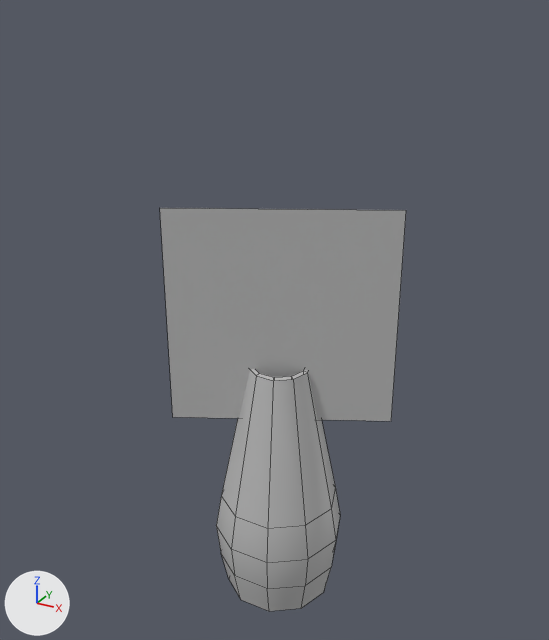
The FBX model Assets/FBX/Mesh_PotFleurs.fbx, before and after one commit.
Camera for both pictures: a 50 mm lens placed at (-0.03451, 0.00289, -0.02787), pointed at (-0.03734, 0.00802, -0.03043). The lights are fixed; the arrows at lower left show +X, +Y and +Z. Mesh edges are drawn as thin lines. Where no turn or scale is listed for an object, it has been applied to the vertices.

The first picture shows 'PotFleurs'.
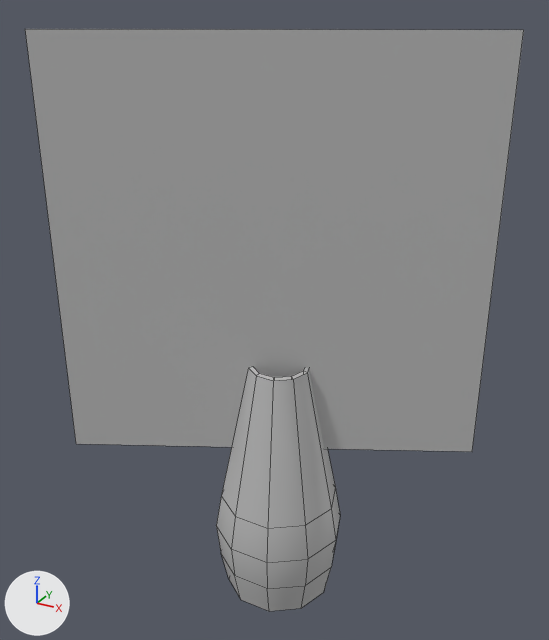
Changed parts and their boxes [x1, y1, x2, y2] in the pictures (549 x 640 px; the box of a moved part takes in the faces that stretch with it):
'PotFleurs', reshaped (102% wider, 44% taller): before [160, 208, 406, 611]; after [25, 29, 524, 611]
part 1 of me_mesh, moved or reshaped: before [160, 208, 406, 421]; after [25, 29, 524, 452]

What the commit changed:
me_mesh has 75 vertices, 71 faces and spans x -0.00085..0.00085, y -0.00056..0.00056, z -0.00184..0.00184.
me_mesh is used by ob_potfleurs; location (-0.037221, 0.007996, -0.031281).
Part 1, on me_mesh:
Vertex 71 of me_mesh moves from (-0.00085, -0.00049, -0.00004) at pixel (172, 417) to (-0.00167, -0.00086, -0.00036) at pixel (76, 443).
Vertex 72 of me_mesh moves from (0.00085, 0.00037, -0.00004) at pixel (391, 421) to (0.00149, 0.00073, -0.00036) at pixel (472, 451).
Vertex 73 of me_mesh moves from (-0.00085, -0.00049, 0.00184) at pixel (159, 207) to (-0.00167, -0.00086, 0.00313) at pixel (25, 28).
Vertex 74 of me_mesh moves from (0.00085, 0.00037, 0.00184) at pixel (406, 210) to (0.00149, 0.00073, 0.00313) at pixel (523, 29).
